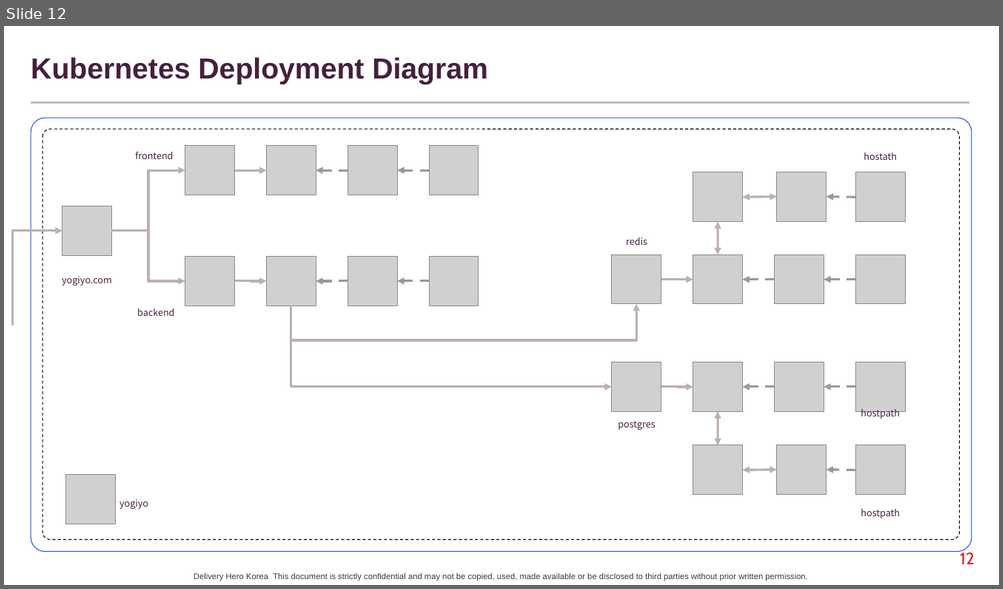
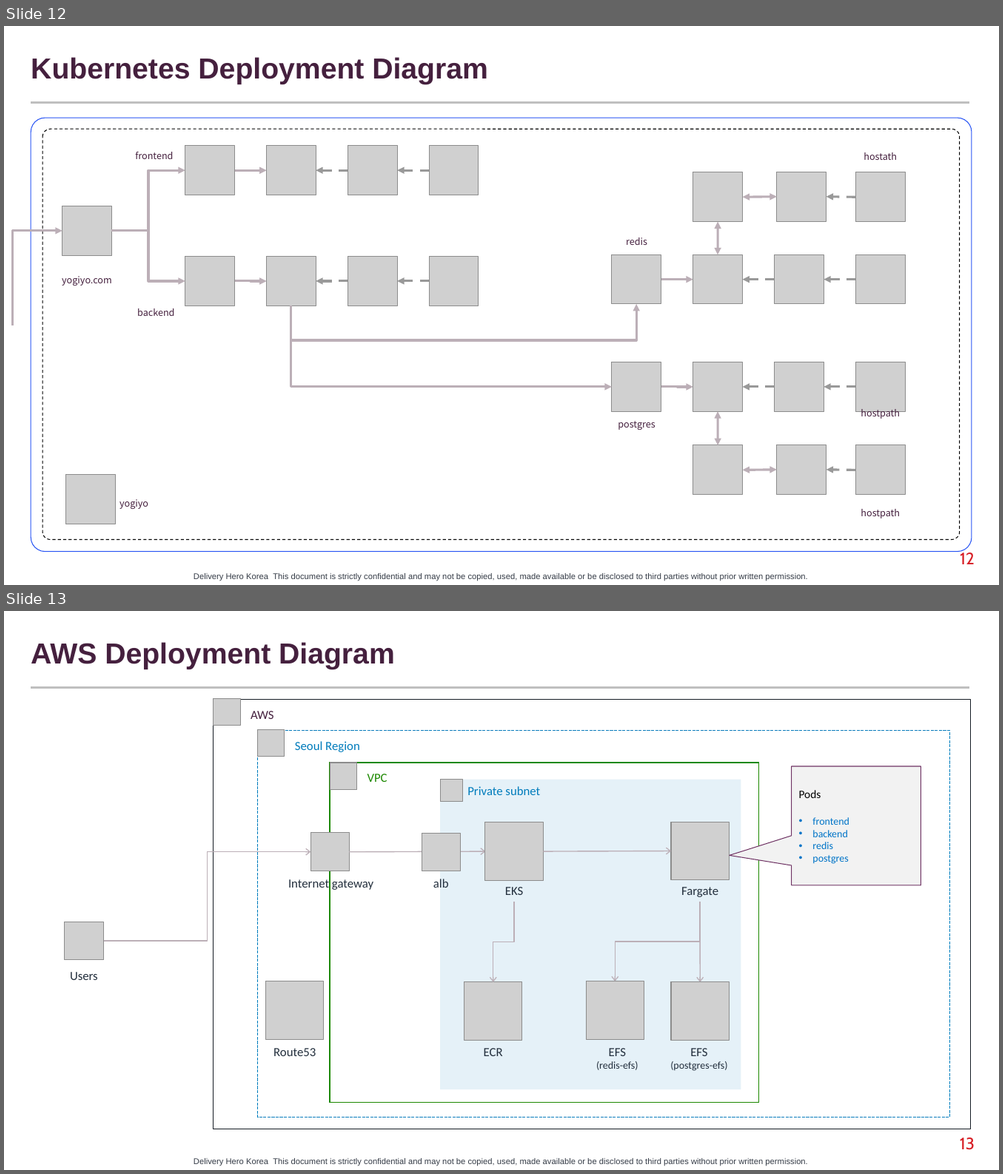
Before and after one commit to ramsteinj/k8s-django-demo, a slide deck: doc/An Introduction to Kubernetes.pptx. Shown one above the other, each under a label of ours: slide 12 before the commit, slides 12 and 13 after it. The pictures are 1003x589 and 1003x1174 pixels, drawn with LibreOffice and Linux fonts; fonts in the diff are those of the drawing; grey boxes stand for pictures; background and template pictures are left out. Boxes give left, top, right and bottom in pixels: in the first picture for what was removed or moved away, otherwise in the second. Text is boxed around its words. In the diff, an @@ line names an element or a change of style, - is before the commit and + after.

Commit message:
aws diagram updated

```diff
--- a/doc/An Introduction to Kubernetes.pptx
+++ b/doc/An Introduction to Kubernetes.pptx
@@ slide 13 added at (x1=4, y1=611, x2=999, y2=1170), background #FFFFFF; not listed: 3 template elements that a slide beside it also shows @@
@@ text added at (x1=31, y1=642, x2=395, y2=669), 28 pt, text #45203E, bold @@
+AWS Deployment Diagram
@@ group added at (x1=65, y1=699, x2=970, y2=1130): 13 pictures, 9 texts, 4 rectangles, 3 elbow arrows, 3 arrows, 1 speech box @@
+Users
+AWS
+Internet gateway
+Seoul Region
+VPC
+Private subnet
+EKS
+EFS
+(postgres-efs)
+EFS
+(redis-efs)
+Fargate
+Pods
+• frontend
+• backend
+• redis
+• postgres
+ECR
+Route53
+alb
```
Also in this commit, not shown: 1 slide changed.
